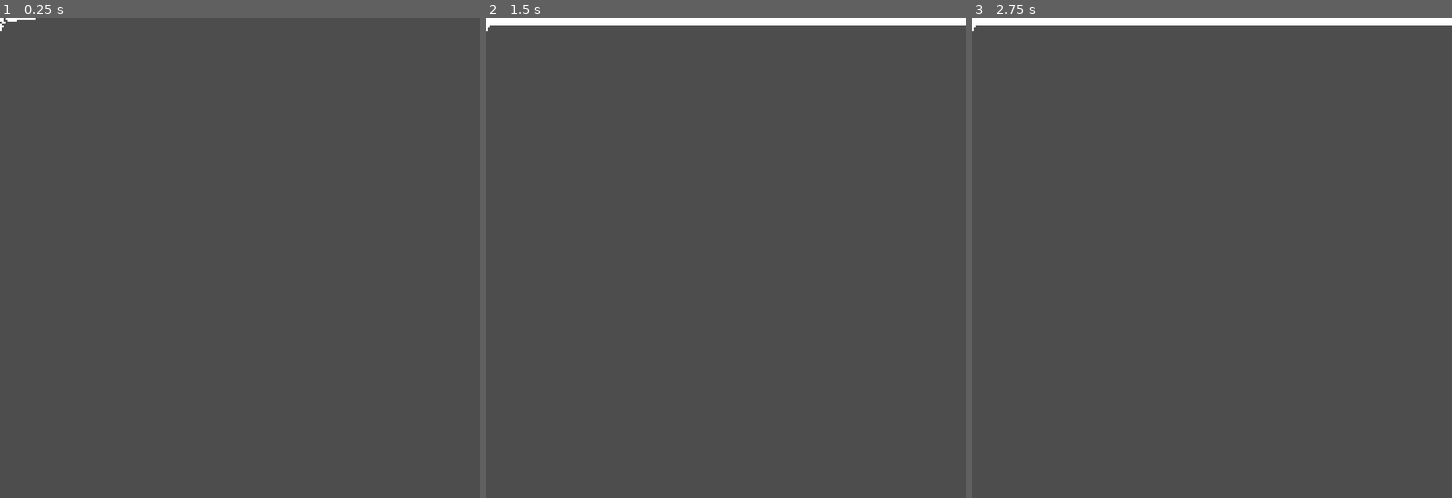
Above: before the commit, frames 1-3 (left to right).
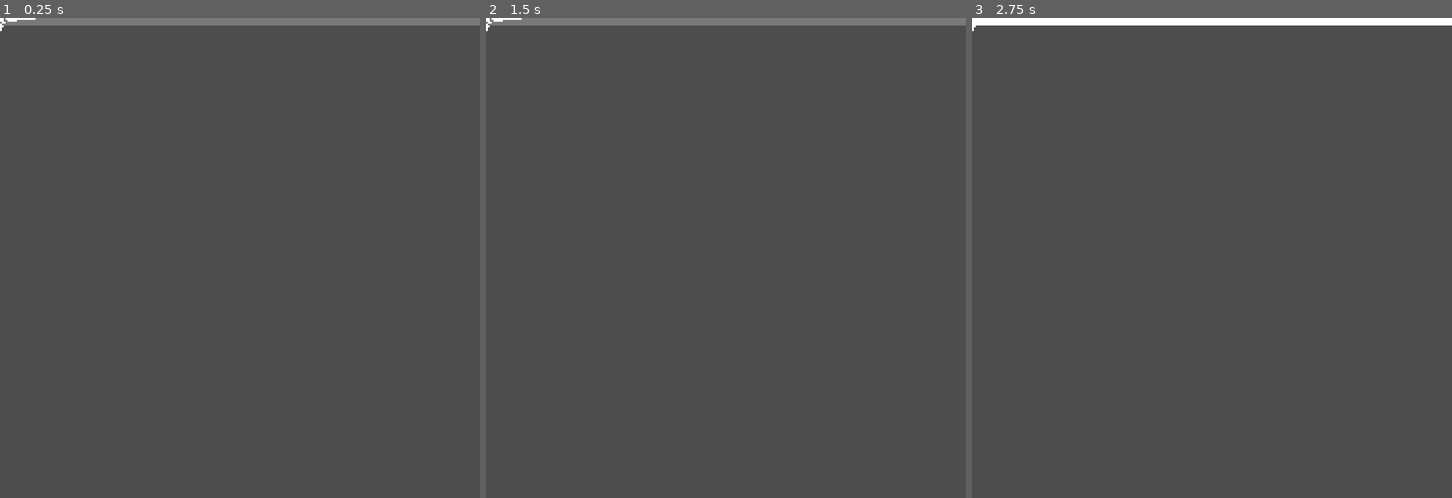
Above: after the commit, the same moments.

Repository: Ayabee527/mini-jam-155-wind
Game: Godot game, scene res://goal/hazards/barrier/barrier.tscn
Same seed, same stepped clock (60 frames per second), same inputs: the game is played once before the commit and once after it. This scene is started directly instead of the project's main scene.
Inputs (mouse positions are in pixels of both pictures, inside the frame that each line leads up to):
- Up to frame 1 (0.25 s): no input
- Up to frame 2 (1.5 s): tap Enter at 0.5 s; move the mouse to (831, 234) at 0.52 s; hold D (move_right) 0.53-1.25 s; tap Backspace at 0.6 s; click (831, 234) at 0.67 s; tap Space at 1.25 s; drag from (630, 282) to (702, 354) at 1.27 s
- Up to frame 3 (2.75 s): tap Enter at 2 s; move the mouse to (1260, 152) at 2.02 s; hold D (move_right) from 2.03 s (still down); tap F at 2.1 s

The runs differ from the first frame. In frame 1, 1.5% of the frame differs, in the area x 0-100%, y 0-2%; in frame 2, 1.5%; in frame 3, nothing differs.
Error before the commit: Invalid access to property or key 'wind_updated' on a base object of type 'null instance'. (res://goal/hazards/barrier/barrier.gd:16)
Error after the commit: Invalid access to property or key 'wind_updated' on a base object of type 'null instance'. (res://goal/hazards/barrier/barrier.gd:17)

Commit message:
barrier telegraph

Diff:
--- a/game/goal/hazards/barrier/barrier.gd
+++ b/game/goal/hazards/barrier/barrier.gd
@@ -5,6 +5,7 @@
 @export var collision_shape: CollisionShape2D
 @export var barrier_collision: CollisionShape2D
 @export var barrier_line: Line2D
+@export var barrier_preview: Line2D
 
 @export var explode_particles: GPUParticles2D
 @export var freeze_timer: Timer
@@ -65,6 +66,10 @@
 		8, 0.33
 	).from(0.0)
 	tween.play()
+	tween.finished.connect(
+		func():
+			barrier_preview.hide()
+	)
 
 func update_wind(direction: Vector2, speed: float) -> void:
 	add_constant_central_force(direction * speed)
--- a/game/goal/hazards/barrier/barrier.tscn
+++ b/game/goal/hazards/barrier/barrier.tscn
@@ -39,7 +39,7 @@
 scale_curve = SubResource("CurveTexture_hxrta")
 color = Color(0, 1, 0, 1)
 
-[node name="Barrier" type="RigidBody2D" node_paths=PackedStringArray("shape", "trail", "collision_shape", "barrier_collision", "barrier_line", "explode_particles", "freeze_timer") groups=["owies"]]
+[node name="Barrier" type="RigidBody2D" node_paths=PackedStringArray("shape", "trail", "collision_shape", "barrier_collision", "barrier_line", "barrier_preview", "explode_particles", "freeze_timer") groups=["owies"]]
 collision_layer = 16
 mass = 5.0
 physics_material_override = SubResource("PhysicsMaterial_oafr4")
@@ -52,6 +52,7 @@
 collision_shape = NodePath("CollisionShape2D")
 barrier_collision = NodePath("Barrier/BarrierCollision")
 barrier_line = NodePath("BarrierLine")
+barrier_preview = NodePath("BarrierPreview")
 explode_particles = NodePath("ExplodeParticles")
 freeze_timer = NodePath("FreezeTimer")
 
@@ -61,6 +62,11 @@
 [node name="BarrierLine" type="Line2D" parent="."]
 points = PackedVector2Array(-512, 0, 512, 0)
 width = 0.0
+
+[node name="BarrierPreview" type="Line2D" parent="."]
+points = PackedVector2Array(-512, 0, 512, 0)
+width = 8.0
+default_color = Color(1, 1, 1, 0.25098)
 
 [node name="Barrier" type="StaticBody2D" parent="."]
 collision_layer = 32
@@ -99,6 +105,7 @@
 explosiveness = 1.0
 
 [node name="FreezeTimer" type="Timer" parent="."]
+wait_time = 1.5
 one_shot = true
 autostart = true
 
